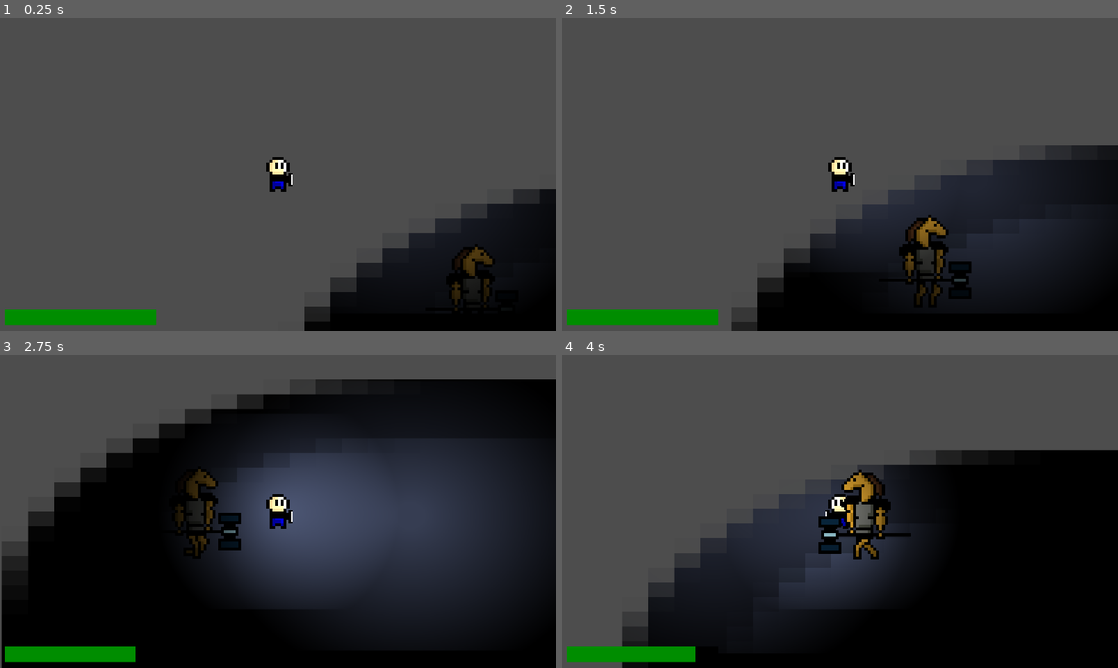
Above: before the commit, frames 1-4 (two rows, left to right).
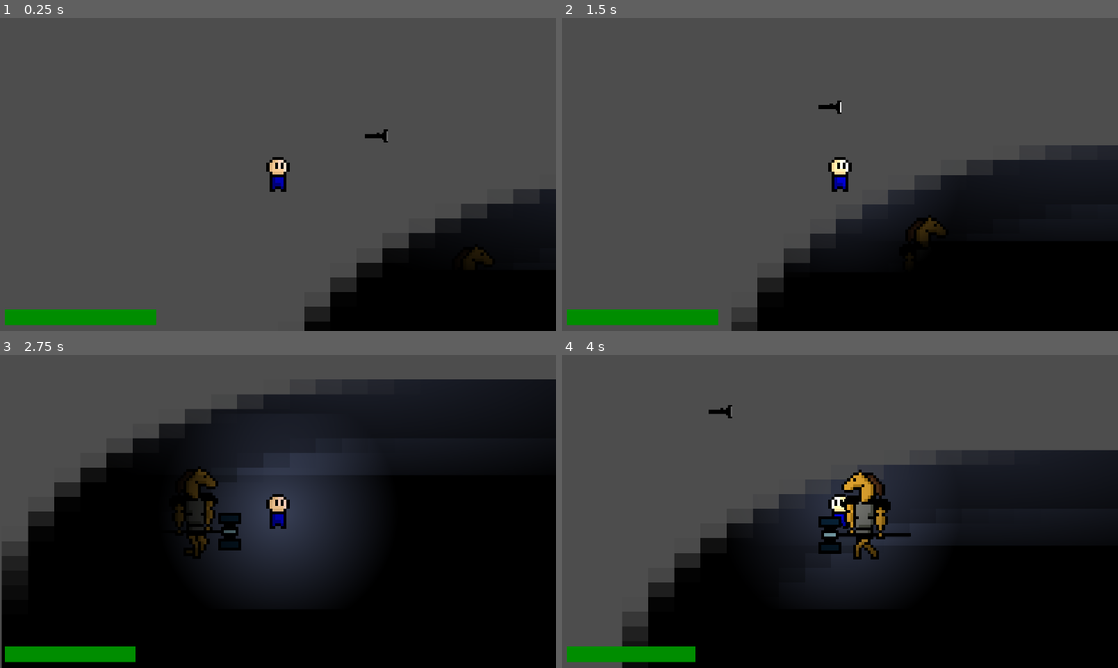
Above: after the commit, the same moments.

Repository: SportWizard/Horror-Game
Game: Godot game, scene res://game.tscn
Same seed, same stepped clock (60 frames per second), same inputs: the game is played once before the commit and once after it. The engine's default icon, where the game draws it, is replaced by a stand-in: a white triangle on a blue panel in a dark square.
Inputs:
- Up to frame 1 (0.25 s): no input
- Up to frame 2 (1.5 s): tap Enter (ui_accept) at 0.5, 0.77, 0.8, 1.07, 1.35 s; hold D (Right) 0.53-1.28 s; hold E (Interact, bound only after the commit) 0.53-1.28 s; hold S (Down) from 1.28 s (still down)
- Up to frame 3 (2.75 s): tap Enter (ui_accept) at 1.52, 1.82, 2.3 s; tap E (Interact, bound only after the commit) at 1.55 s; release S (Down) at 2.03 s; hold D (Right) from 2.03 s (still down); hold Shift (Sprint) from 2.03 s (still down)
- Up to frame 4 (4 s): release D (Right) at 2.78 s; release Shift (Sprint) at 2.78 s; hold W (Up) 2.78-3.53 s; tap E (Interact, bound only after the commit) at 2.85 s; tap Enter (ui_accept) at 3.02, 3.32, 3.77, 3.8 s; hold A (Left) from 3.53 s (still down); hold E (Interact, bound only after the commit) from 3.53 s (still down)

The runs differ from the first frame. In frame 1, 0.8% of the frame differs, in the area x 48-89%, y 35-94%; in frame 2, 6.8%; in frame 3, 25%, in the area x 40-100%, y 7-90%; in frame 4, 15%.

Commit message:
Pick up item

Diff:
--- a/Entities/Enemies/HorseMan/horse_man.tscn
+++ b/Entities/Enemies/HorseMan/horse_man.tscn
@@ -137,7 +137,6 @@
 [node name="Sprite2D" type="Sprite2D" parent="."]
 texture = ExtResource("2_tnjmc")
 hframes = 16
-frame = 1
 
 [node name="AnimationPlayer" type="AnimationPlayer" parent="."]
 libraries = {
--- a/Entities/Player/player.gd
+++ b/Entities/Player/player.gd
@@ -32,8 +32,7 @@
 		self._state_machine.travel("Run")
 		self._animation_tree.set("parameters/Run/blend_position", self._cur_dir)
 
-func _movement() -> void:
-	var dir: Vector2 = Input.get_vector("Left", "Right", "Up", "Down")
+func _movement(dir: Vector2) -> void:
 	self.velocity = dir * self.speed
 
 	self._progress_bar.value = self._cur_stamina
@@ -66,14 +65,24 @@
 		if item == self._detected_item:
 			self._detected_item = null
 
+func _pickup_item() -> void:
+	var item: Item = self._detected_item
+	self._detected_item.get_parent().remove_child(item)
+	self.add_child(item)
+	item.global_position = self.global_position + item.item_offset # Reset position
+
+func _user_input() -> void:
+	var dir: Vector2 = Input.get_vector("Left", "Right", "Up", "Down")
+	self._movement(dir)
+
+	if Input.is_action_pressed("Interact"):
+		if self._detected_item:
+			self._pickup_item()
+
 func _ready() -> void:
 	self._progress_bar.max_value = self.max_stamina
 
 func _physics_process(delta: float) -> void:
-	self._movement()
+	self._user_input()
 	self._animation()
 	self.move_and_slide()
-	if Input.is_action_pressed("ui_accept") and $Flashlight.visible == true:
-		$Flashlight.visible = false
-	elif Input.is_action_pressed("ui_accept") and $Flashlight.visible == false:
-		$Flashlight.visible = true
--- a/Entities/Player/player.tscn
+++ b/Entities/Player/player.tscn
@@ -198,7 +198,7 @@
 [node name="Sprite2D" type="Sprite2D" parent="."]
 texture = ExtResource("2_lu8i8")
 hframes = 12
-frame = 3
+frame = 2
 
 [node name="AnimationPlayer" type="AnimationPlayer" parent="."]
 libraries = {
--- a/Items/Flashlight/flashlight.gd
+++ b/Items/Flashlight/flashlight.gd
@@ -1,6 +1,5 @@
 extends Item
 
-@onready var _parent = get_parent()
 @onready var _sprite = $Sprite2D
 @onready var _collisionShape = $CollisionShape2D
 @onready var _pointlight = $PointLight2D
@@ -8,18 +7,20 @@
 var _cur_dir: Vector2 = Vector2(1, 0) # -1 is left and 1 is right, y is 0
 
 func _physics_process(delta: float) -> void:
-	if self._parent.name.substr(0, 6) == "Player":
+	if self.get_parent().name.substr(0, 6) == "Player":
+		var parent = self.get_parent()
+
 		self._collisionShape.disabled = true
 
-		if self._cur_dir != self._parent._cur_dir:
-			self._cur_dir = self._parent._cur_dir
+		if self._cur_dir != parent._cur_dir:
+			self._cur_dir = parent._cur_dir
 
 			self._pointlight.position = -self._pointlight.position
 
-			if self._parent._cur_dir.x > 0:
+			if parent._cur_dir.x > 0:
 				self._sprite.flip_h = false
 				self._sprite.position.x += 4
-			elif self._parent._cur_dir.x < 0:
+			elif parent._cur_dir.x < 0:
 				self._sprite.flip_h = true
 				self._sprite.position.x -= 4
 	else:
--- a/Items/Flashlight/flashlight.tscn
+++ b/Items/Flashlight/flashlight.tscn
@@ -9,12 +9,13 @@
 height = 8.0
 
 [node name="Flashlight" type="CharacterBody2D"]
-scale = Vector2(0.5, 0.5)
 collision_layer = 8
 collision_mask = 4
 script = ExtResource("2_4syc5")
+item_offset = Vector2(1, 2)
 
 [node name="Sprite2D" type="Sprite2D" parent="."]
+scale = Vector2(0.5, 0.5)
 texture = ExtResource("1_i7qh5")
 
 [node name="CollisionShape2D" type="CollisionShape2D" parent="."]
@@ -22,6 +23,6 @@
 shape = SubResource("CapsuleShape2D_4syc5")
 
 [node name="PointLight2D" type="PointLight2D" parent="."]
-position = Vector2(89, -1)
-scale = Vector2(0.39, 0.330373)
+position = Vector2(89, 9.53674e-07)
+scale = Vector2(0.39, 0.16341)
 texture = ExtResource("3_ee1oo")
--- a/Items/item.gd
+++ b/Items/item.gd
@@ -1 +1,3 @@
 class_name Item extends CharacterBody2D
+
+@export var item_offset: Vector2 = Vector2(0, 0)
--- a/game.tscn
+++ b/game.tscn
@@ -16,9 +16,14 @@
 texture = ExtResource("2_e2o6t")
 
 [node name="Player" parent="." instance=ExtResource("1_80nbo")]
-
-[node name="Flashlight" parent="Player" instance=ExtResource("4_fc0e3")]
-position = Vector2(1, 2)
+speed = null
+speed_multiplier = null
+max_stamina = null
+stamina_time = null
+stamina_gain = null
 
 [node name="Horse man" parent="." instance=ExtResource("3_feb5d")]
 position = Vector2(67, 40)
+
+[node name="Flashlight" parent="." instance=ExtResource("4_fc0e3")]
+position = Vector2(34, -13)
--- a/project.godot
+++ b/project.godot
@@ -48,6 +48,11 @@
 "events": [Object(InputEventKey,"resource_local_to_scene":false,"resource_name":"","device":-1,"window_id":0,"alt_press …(195 unchanged characters)…
 ]
 }
+Interact={
+"deadzone": 0.2,
+"events": [Object(InputEventKey,"resource_local_to_scene":false,"resource_name":"","device":-1,"window_id":0,"alt_pressed":false,"shift_pressed":false,"ctrl_pressed":false,"meta_pressed":false,"pressed":false,"keycode":0,"physical_keycode":69,"key_label":0,"unicode":101,"location":0,"echo":false,"script":null)
+]
+}
 
 [layer_names]
 
